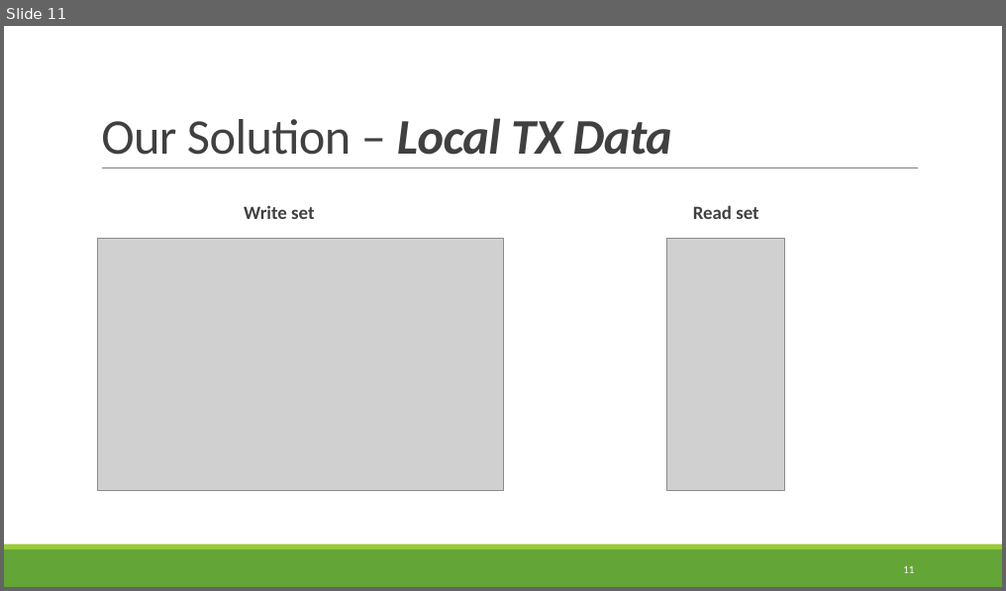
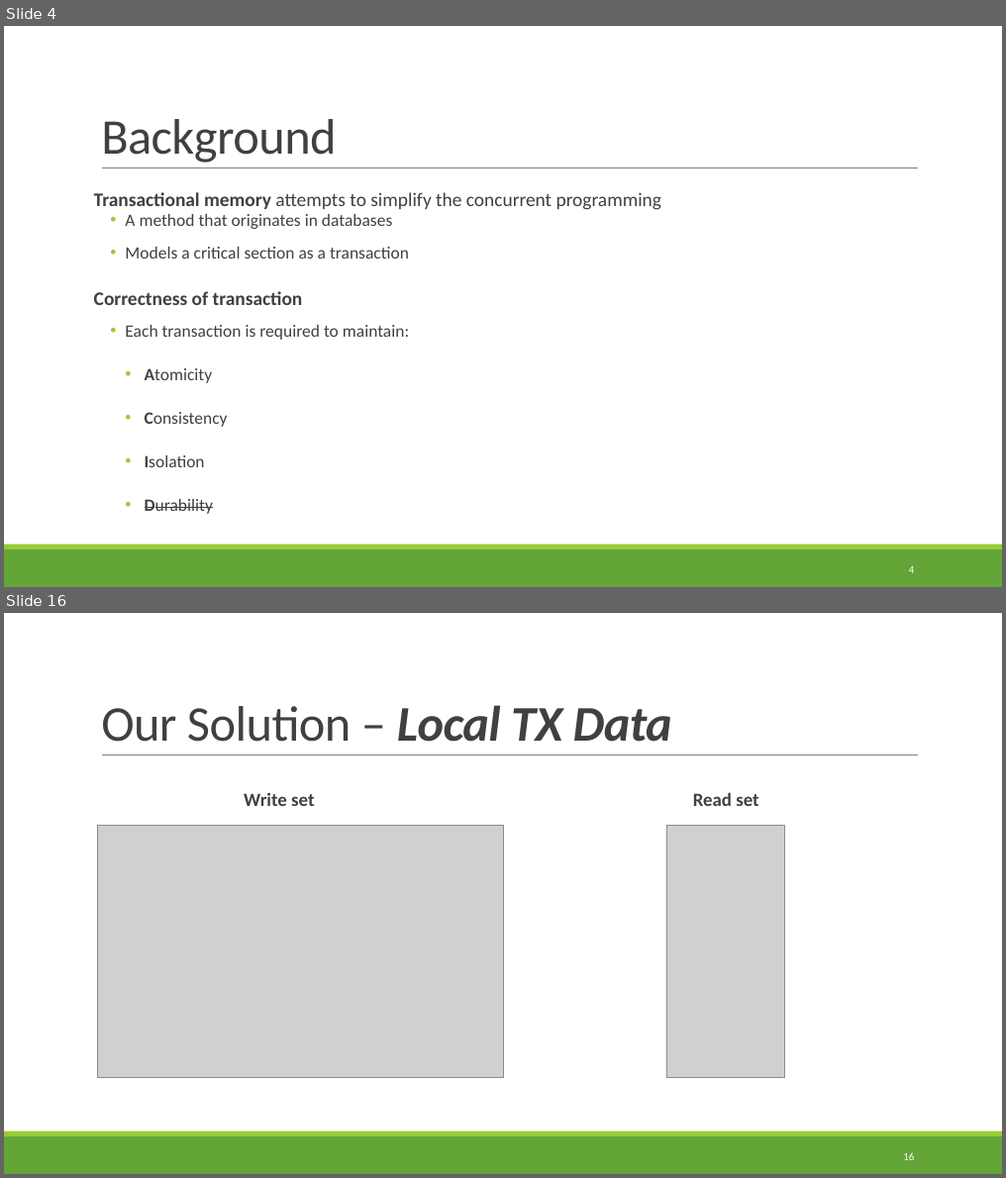
Before and after one commit to itssapir/TXHashMap, a slide deck: Docs/Presentation_final.pptx. Shown one above the other, each under a label of ours: slide 11 before the commit, slides 4 and 16 after it; the slides between them are not shown. The pictures are 1006x591 and 1006x1178 pixels, drawn with LibreOffice and Linux fonts; fonts in the diff are those of the drawing; grey boxes stand for pictures. Boxes give left, top, right and bottom in pixels: in the first picture for what was removed or moved away, otherwise in the second. Text is boxed around its words. In the diff, an @@ line names an element or a change of style, - is before the commit and + after.

```diff
--- a/Docs/Presentation_final.pptx
+++ b/Docs/Presentation_final.pptx
@@ slide 4 added at [4,26,1002,587], background #FFFFFF; not listed: 3 template elements that a slide beside it also shows @@
@@ title added at [101,119,336,163], 48 pt, text #404040 @@
+Background
@@ text added at [94,192,661,514], 16.6 pt, text #404040 @@
+Transactional memory attempts to simplify the concurrent programming
+  • A method that originates in databases
+  • Models a critical section as a transaction
+Correctness of transaction
+  • Each transaction is required to maintain:
+    • Atomicity
+    • Consistency
+    • Isolation
+    • Durability
@@ page number added at [909,567,915,573], 10.5 pt, text #FFFFFF @@
+4
@@ what was slide 11 is now slide 16 @@
@@ page number at [903,1153,914,1160]: text changed @@
-11
+16
```
Also in this commit, not shown: 16 slides changed, 38 other slides added, 4 slides removed, 6 other files.
